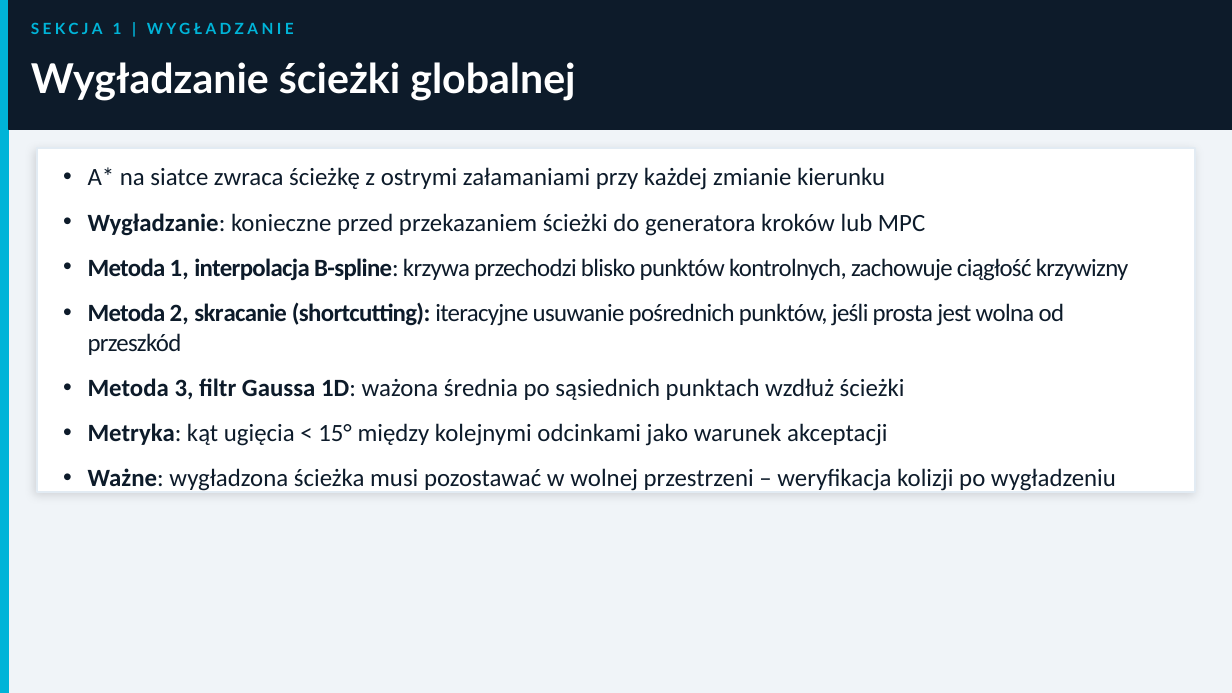
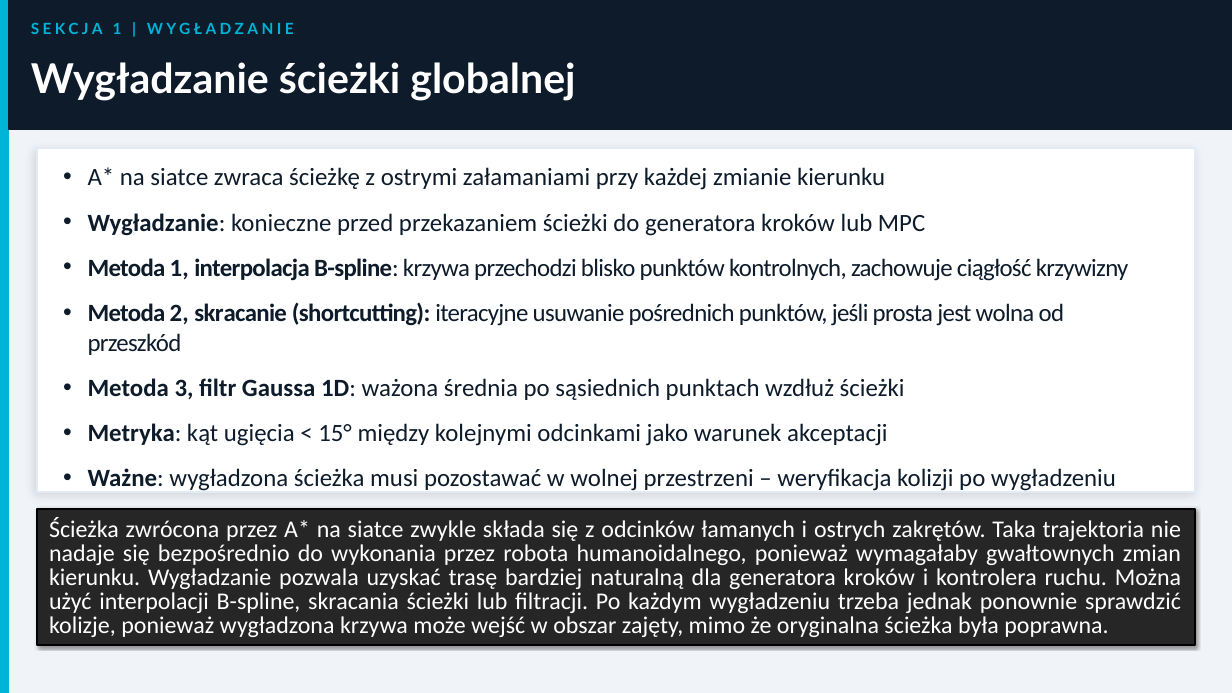
Before and after one commit to MatPomGit/MobileHub, a slide deck: slide 14 of zajecia/robo/robo_w3.pptx (slide 13 before the commit). Drawn at 1232x693 pixels with LibreOffice and Linux fonts; fonts in the diff are those of the drawing. Boxes give left, top, right and bottom in pixels: in the first picture for what was removed or moved away, otherwise in the second. Text is boxed around its words. In the diff, an @@ line names an element or a change of style, - is before the commit and + after.

```diff
--- a/zajecia/robo/robo_w3.pptx
+++ b/zajecia/robo/robo_w3.pptx
@@ rectangle added at [37, 509, 1195, 644], fill #262626, outline #000000 1.5 pt, 14 pt, text #FFFFFF @@
+Ścieżka zwrócona przez A* na siatce zwykle składa się z odcinków łamanych i ostrych zakrętów. Taka trajektoria nie nadaje się bezpośrednio do wykonania przez robota humanoidalnego, ponieważ wymagałaby gwałtownych zmian kierunku. Wygładzanie pozwala uzyskać trasę bardziej naturalną dla generatora kroków i kontrolera ruchu. Można użyć interpolacji B-spline, skracania ścieżki lub filtracji. Po każdym wygładzeniu trzeba jednak ponownie sprawdzić kolizje, ponieważ wygładzona krzywa może wejść w obszar zajęty, mimo że oryginalna ścieżka była poprawna.
```
Also in this commit, not shown: 23 other slides changed, 14 slides added, 4 slides removed, 3 other files.
